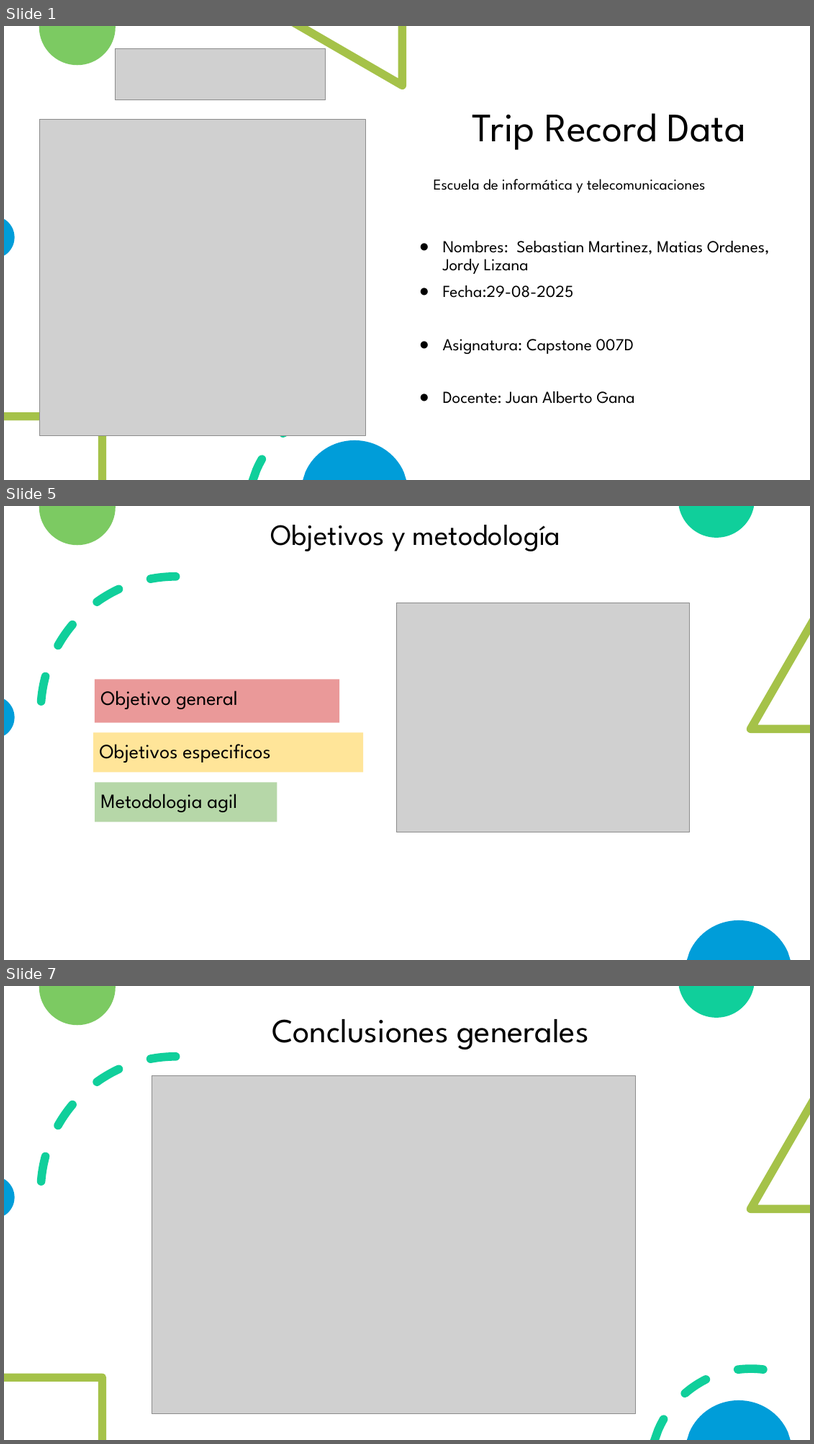
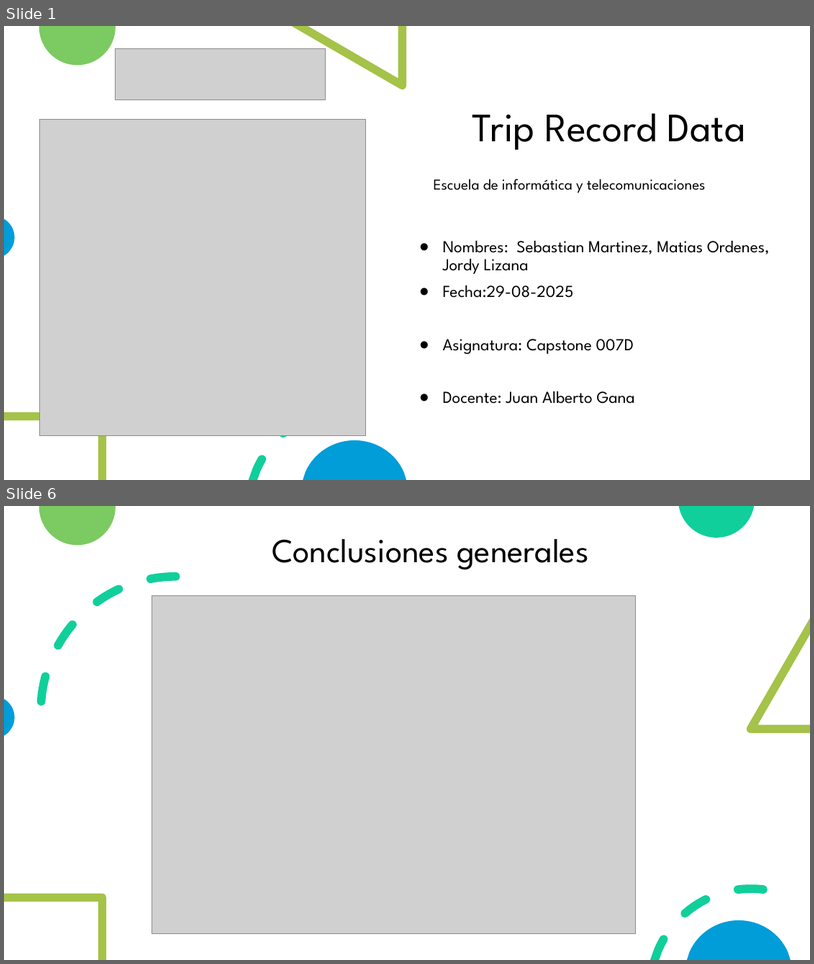
Before and after one commit to MatiaRs/Repleno, a slide deck: Fase 1/Evidencia Grupal/Presentacion_1.pptx. Shown one above the other, each under a label of ours: slides 1, 5 and 7 before the commit, slides 1 and 6 after it; the slides between them are not shown. The pictures are 814x1444 and 814x964 pixels, drawn with LibreOffice and Linux fonts; fonts in the diff are those of the drawing; grey boxes stand for pictures. Boxes give left, top, right and bottom in pixels: in the first picture for what was removed or moved away, otherwise in the second. Text is boxed around its words. In the diff, an @@ line names an element or a change of style, - is before the commit and + after.

```diff
--- a/Fase 1/Evidencia Grupal/Presentacion_1.pptx
+++ b/Fase 1/Evidencia Grupal/Presentacion_1.pptx
@@ slide 5 removed at bbox=[4, 506, 810, 960], background #FFFFFF; not listed: 2 template elements that a slide beside it also shows @@
@@ freeform shape removed at bbox=[39, 506, 116, 546] @@
@@ title removed at bbox=[270, 525, 561, 551] @@
-Objetivos y metodología
@@ picture removed at bbox=[397, 602, 690, 832] @@
@@ freeform shape removed at bbox=[747, 618, 810, 733] @@
@@ freeform shape removed at bbox=[4, 699, 14, 735] @@
@@ rectangle removed at bbox=[95, 679, 340, 723] @@
-Objetivo general
@@ rectangle removed at bbox=[93, 732, 363, 772] @@
-Objetivos especificos
@@ rectangle removed at bbox=[95, 782, 278, 822] @@
-Metodologia agil
@@ freeform shape removed at bbox=[687, 920, 791, 960] @@
@@ what was slide 7 is now slide 6 @@
```
Also in this commit, not shown: 4 slides added, 4 other slides removed.
